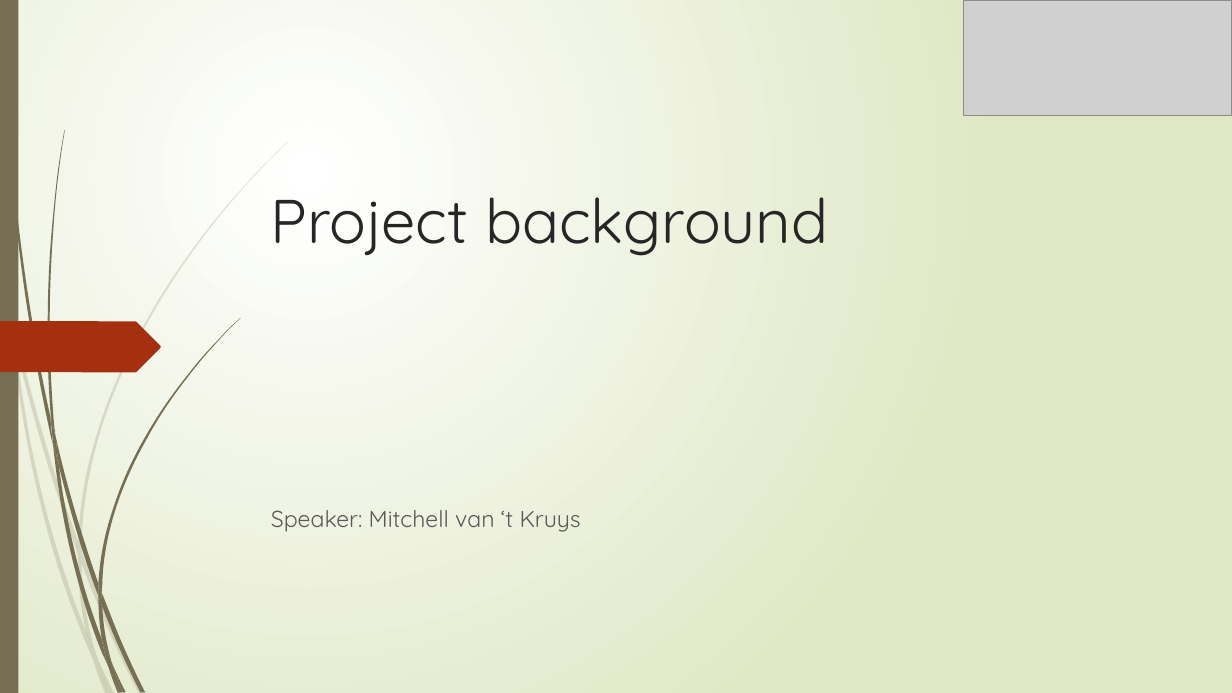
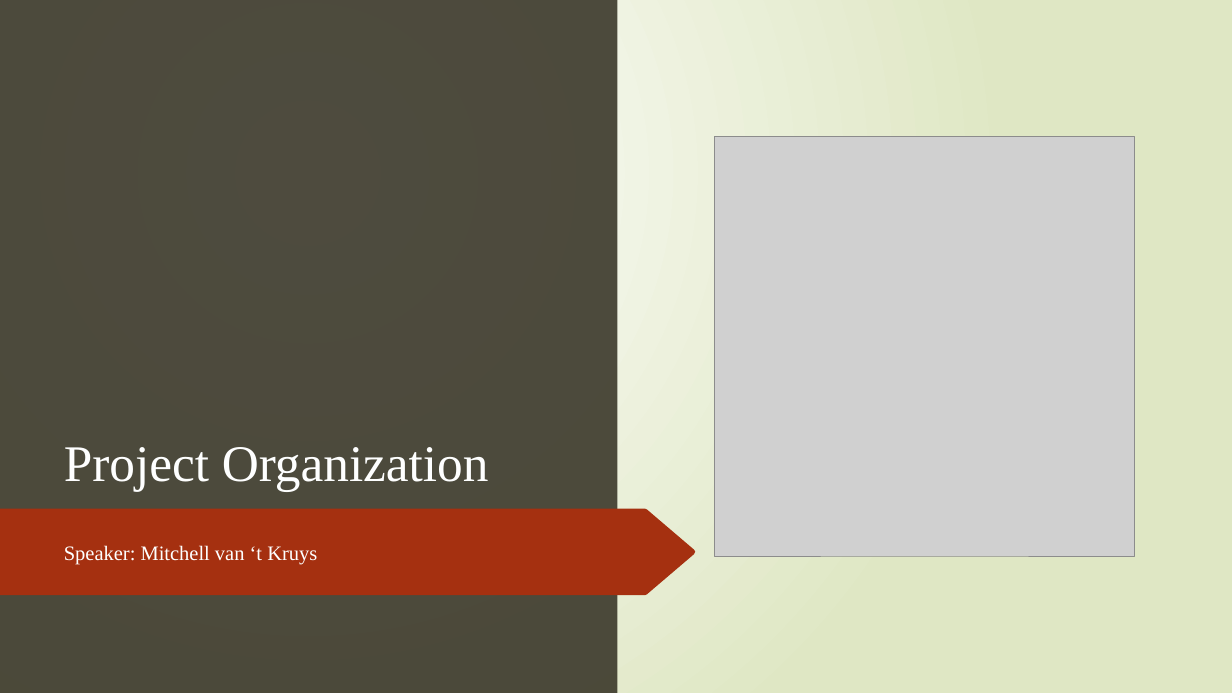
Before and after one commit to Gyalomalom/Ambient-Student-House, a slide deck: slide 3 of Sprint 5/final presentation.pptx (slide 4 before the commit). Drawn at 1232x693 pixels with LibreOffice and Linux fonts; fonts in the diff are those of the drawing; grey boxes stand for pictures. Boxes give left, top, right and bottom in pixels: in the first picture for what was removed or moved away, otherwise in the second. Text is boxed around its words. In the diff, an @@ line names an element or a change of style, - is before the commit and + after.

```diff
--- a/Sprint 5/final presentation.pptx
+++ b/Sprint 5/final presentation.pptx
@@ rectangle added at bbox=[0, 0, 1232, 693], fill gradient #FFFFFF to #DFE8C4 @@
@@ rectangle added at bbox=[0, 0, 617, 693], fill #3B382A at 90% opacity @@
@@ picture removed at bbox=[964, 0, 1232, 116] @@
@@ picture added at bbox=[715, 137, 1135, 556] @@
@@ title removed at bbox=[271, 197, 829, 256] @@
-Project background
@@ freeform shape: place and size @@
-freeform shape at bbox=[0, 322, 161, 372]
+freeform shape at bbox=[0, 437, 177, 516]
@@ title added at bbox=[64, 447, 489, 492], 40 pt, text #FEFFFF @@
+Project Organization
@@ freeform shape added at bbox=[0, 508, 696, 595], fill #A53010 @@
@@ subtitle "Speaker: Mitchell van ‘t Kruys": place and size @@
-subtitle "Speaker: Mitchell van ‘t Kruys" at bbox=[271, 510, 581, 532]
+subtitle "Speaker: Mitchell van ‘t Kruys" at bbox=[64, 545, 317, 565]
@@ subtitle "Speaker: Mitchell van ‘t Kruys" at bbox=[64, 545, 317, 565]: size 18 to 16 pt, font Quicksand to Times New Roman, text colour #595959 to #FEFFFF @@
```
Also in this commit, not shown: 12 other slides changed, 10 slides added, 37 other files.
